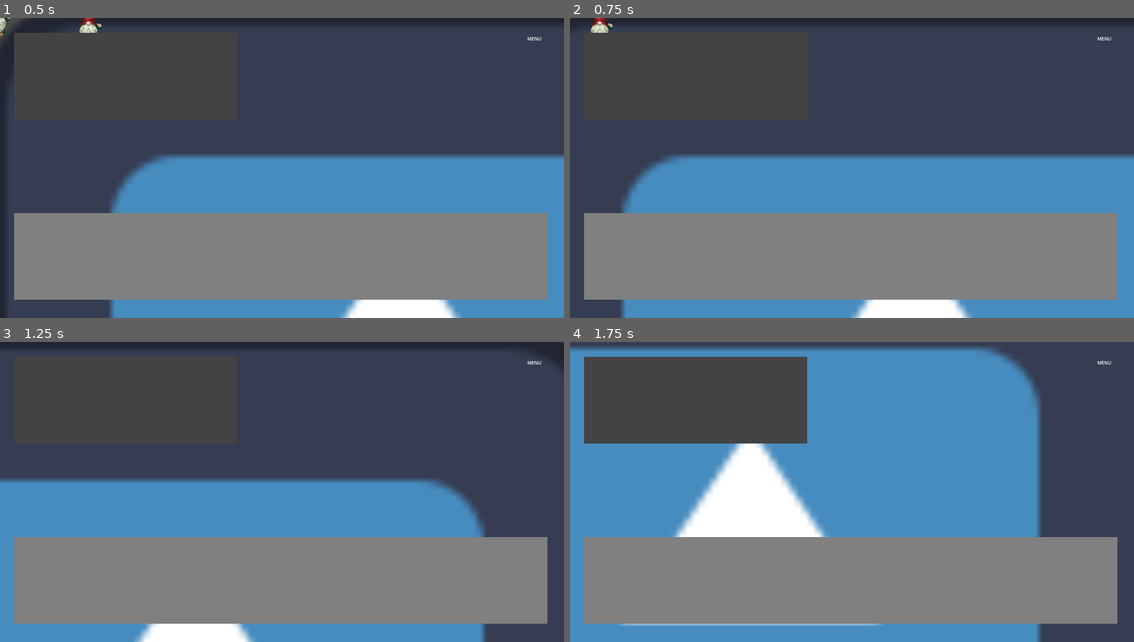
Above: before the commit, frames 1-4 (two rows, left to right).
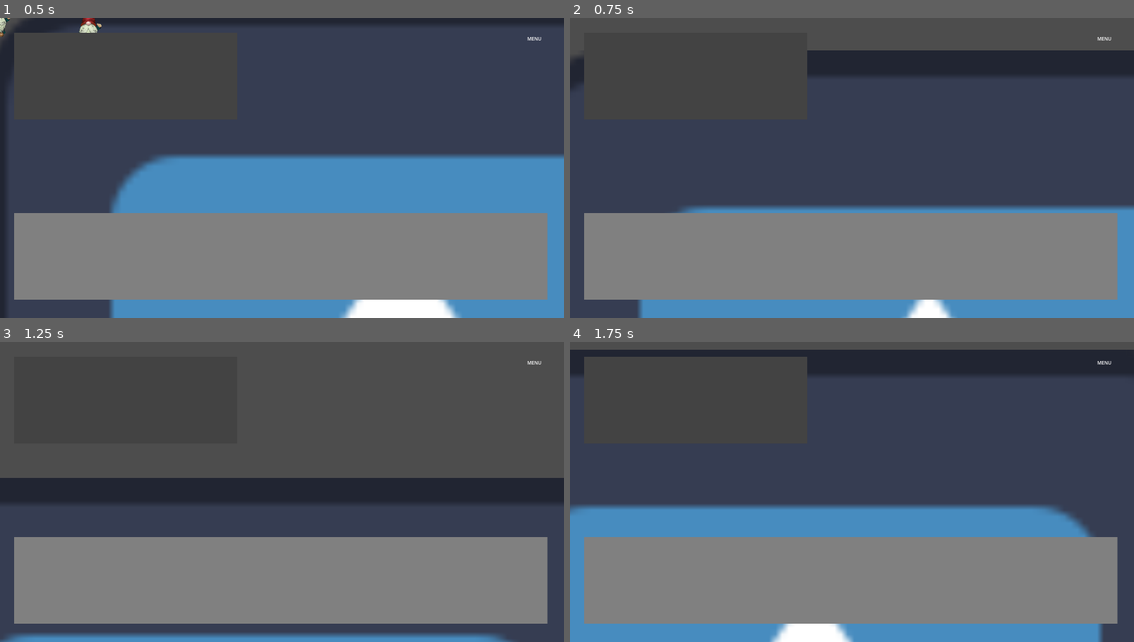
Above: after the commit, the same moments.

Repository: Djingle/Scientific-Game-Jam
Game: Godot game, scene res://scene/main.tscn
Same seed, same stepped clock (60 frames per second), same inputs: the game is played once before the commit and once after it. The engine's default icon, where the game draws it, is replaced by a stand-in: a white triangle on a blue panel in a dark square.
Inputs (mouse positions are in pixels of both pictures, inside the frame that each line leads up to):
- Up to frame 1 (0.5 s): no input
- Up to frame 2 (0.75 s): tap Enter at 0.5 s; move the mouse to (660, 27) at 0.52 s; hold Right (right) from 0.53 s (still down); click (660, 27) at 0.6 s
- Up to frame 3 (1.25 s): keep holding Right (right)
- Up to frame 4 (1.75 s): move the mouse to (739, 507) at 1.27 s; release Right (right) at 1.28 s; hold Down (down) from 1.28 s (still down); click (739, 507) at 1.35 s

Frame 1 is identical in both runs. In frame 2, 26% of the frame differs, in the area x 0-100%, y 0-100%; in frame 3, 27%; in frame 4, 40%, in the area x 0-100%, y 1-100%.

Commit message:
added camera movement when mouse is at the end of the screen

Diff:
--- a/camera_2d-test.gd
+++ b/camera_2d-test.gd
@@ -2,17 +2,26 @@
 
 #Camera speed
 @export var camera_speed : int = 1000
+var is_dragging : bool = false
+var drag_position : Vector2 = Vector2.ZERO
+var screen_size : Vector2
+
+func _ready() -> void:
+	screen_size = DisplayServer.screen_get_size()
 
 func _process(delta: float) -> void:
 	var direction : Vector2 = Vector2(0, 0)
 
-	if Input.is_action_pressed("left"):
+	if Input.is_action_pressed("left") or get_local_mouse_position().x + screen_size.x/2 < screen_size.x / 10:
 		direction.x -= camera_speed
-	if Input.is_action_pressed("right"):
+	if Input.is_action_pressed("right") or get_local_mouse_position().x + screen_size.x/2 > screen_size.x - screen_size.x / 10:
 		direction.x += camera_speed
-	if Input.is_action_pressed("up"):
+	if Input.is_action_pressed("up") or get_local_mouse_position().y + screen_size.y/2 < screen_size.y / 10:
 		direction.y -= camera_speed
-	if Input.is_action_pressed("down"):
+	if Input.is_action_pressed("down") or get_local_mouse_position().y + screen_size.y/2 > screen_size.y - screen_size.y / 10:
 		direction.y += camera_speed
 
+
+
+
 	position += direction.normalized() * camera_speed * delta
--- a/project.godot
+++ b/project.godot
@@ -58,3 +58,8 @@
 "events": [Object(InputEventKey,"resource_local_to_scene":false,"resource_name":"","device":-1,"window_id":0,"alt_press …(191 unchanged characters)…
 ]
 }
+mouse_right_click={
+"deadzone": 0.2,
+"events": [Object(InputEventMouseButton,"resource_local_to_scene":false,"resource_name":"","device":-1,"window_id":0,"alt_pressed":false,"shift_pressed":false,"ctrl_pressed":false,"meta_pressed":false,"button_mask":2,"position":Vector2(204, 14),"global_position":Vector2(213, 62),"factor":1.0,"button_index":2,"canceled":false,"pressed":true,"double_click":false,"script":null)
+]
+}
Not shown, added: audio/placeholder_sfx/123552-Cartoon_slide_whistle_accent-descending.wav.import
Not shown, added: audio/placeholder_sfx/3252-Microwave_Bing.wav.import
Not shown, added: audio/placeholder_sfx/64022-Horse_neigh-BLASTWAVEFX-00150.wav.import
Not shown, added: audio/placeholder_sfx/88194-Sound_design_cartoon_accent_trombone_stab_riseBLASTWAVEFX-21048 (1).wav.import
Not shown, added: audio/placeholder_sfx/88256-Wind_chimes_single_ding_high_pitchBLASTWAVEFX-23314.wav.import
Not shown: 1 places in scene/main.tscn that only renumber resources
